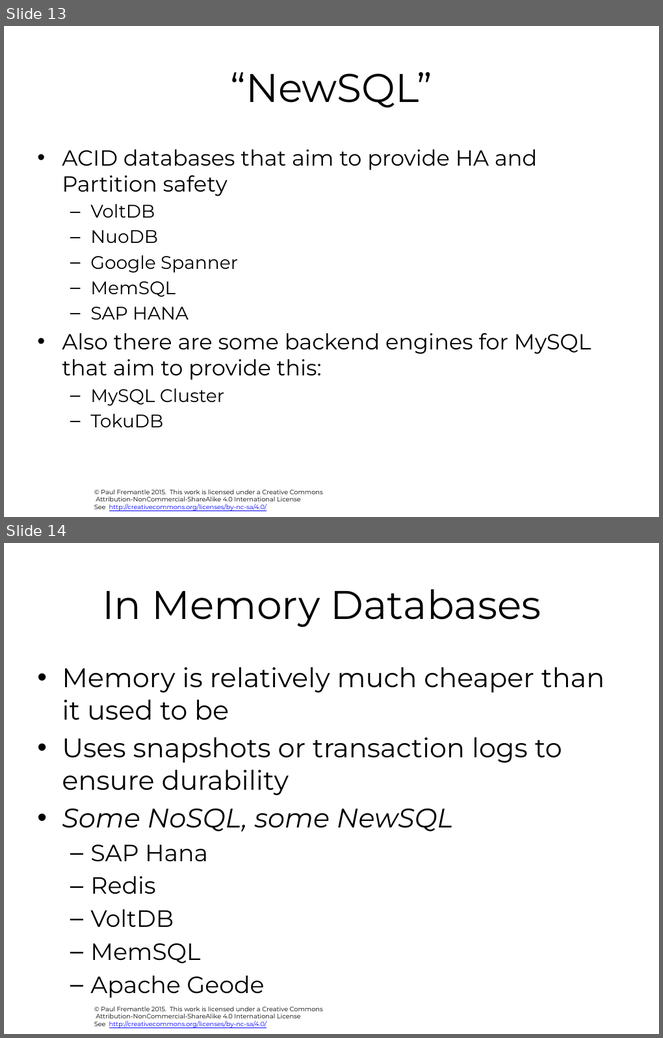
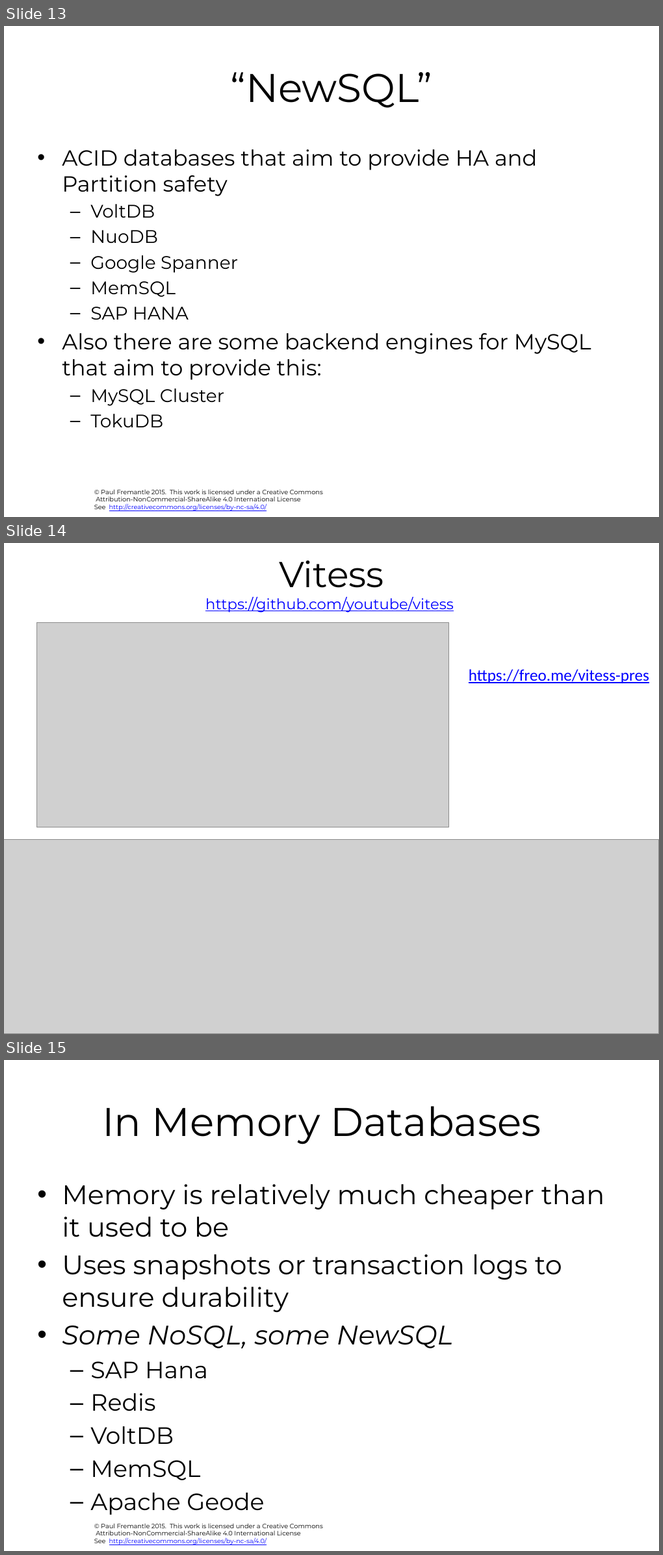
Before and after one commit to pzfreo/ox-clo, a slide deck: pres-source/08-NoSQL-databases.pptx. Shown one above the other, each under a label of ours: slides 13 and 14 before the commit, slides 13, 14 and 15 after it. The pictures are 663x1038 and 663x1555 pixels, drawn with LibreOffice and Linux fonts; fonts in the diff are those of the drawing; grey boxes stand for pictures; background and template pictures are left out. Boxes give left, top, right and bottom in pixels: in the first picture for what was removed or moved away, otherwise in the second. Text is boxed around its words. In the diff, an @@ line names an element or a change of style, - is before the commit and + after.

```diff
--- a/pres-source/08-NoSQL-databases.pptx
+++ b/pres-source/08-NoSQL-databases.pptx
@@ slide 14 added at bbox=[4, 543, 659, 1034], background #FFFFFF @@
@@ title added at bbox=[206, 561, 454, 613], 16.2 pt, text #0000FF, underline @@
+Vitess
+https://github.com/youtube/vitess
@@ picture added at bbox=[36, 622, 449, 827] @@
@@ text added at bbox=[469, 669, 649, 683], 18 pt, text #0000FF, underline @@
+https://freo.me/vitess-pres
@@ picture added at bbox=[4, 840, 659, 1034] @@
@@ what was slide 14 is now slide 15 @@
```
Also in this commit, not shown: 8 other files.
